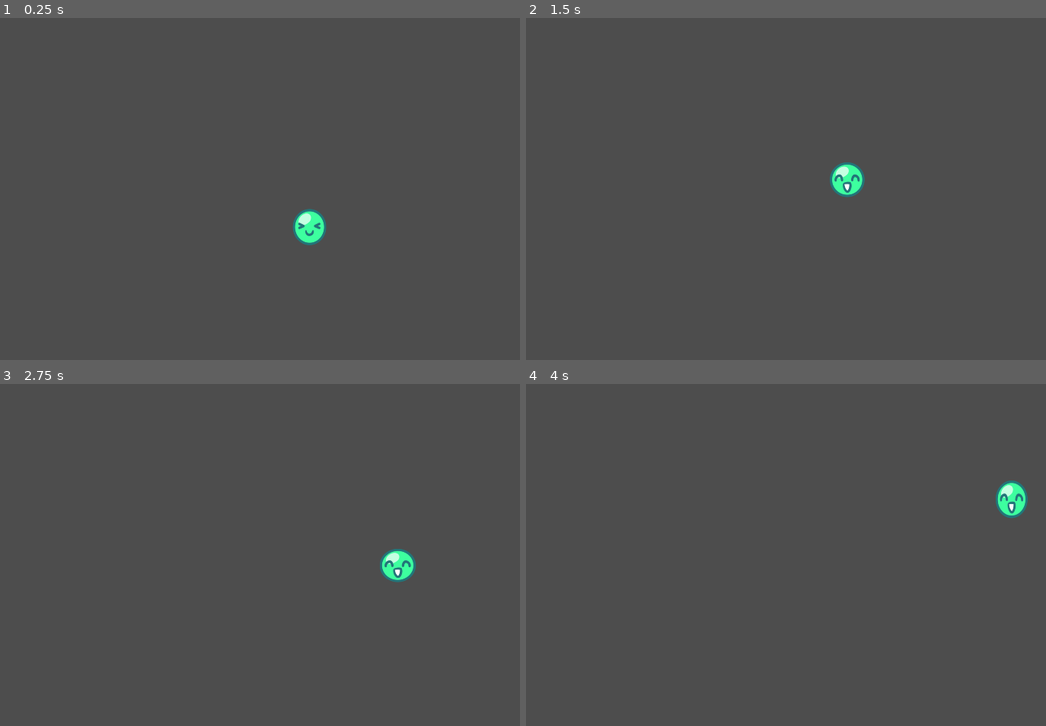
Above: before the commit, frames 1-4 (two rows, left to right).
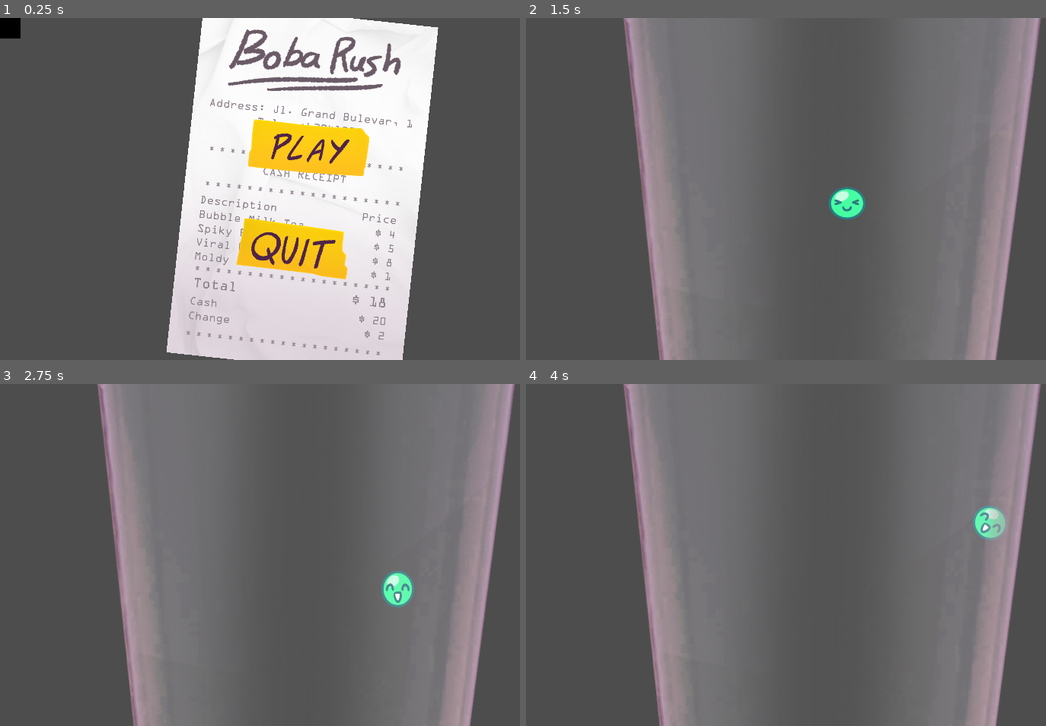
Above: after the commit, the same moments.

Repository: Pandji25/ggj25-animaldev
Game: Godot game, scene res://main.tscn
Two runs of this game, one before a commit and one after it. Both use one fixed random seed, a clock stepped at 60 frames per second and the inputs below. Before the commit the project starts from res://stage.tscn. Video files are missing from this copy of the repository; at most half a second of black plays in their place.
Inputs (mouse positions are in pixels of both pictures, inside the frame that each line leads up to):
- Up to frame 1 (0.25 s): no input
- Up to frame 2 (1.5 s): click (832, 147) at 0.52 s; tap Enter at 1.25 s; move the mouse to (962, 171) at 1.27 s; hold Right (ui_right) from 1.28 s (still down)
- Up to frame 3 (2.75 s): move the mouse to (182, 572) at 2.02 s; release Right (ui_right) at 2.03 s; hold Down (ui_down) from 2.03 s (still down)
- Up to frame 4 (4 s): move the mouse to (890, 479) at 2.77 s; release Down (ui_down) at 2.78 s; hold Right (ui_right) 2.78-3.53 s; move the mouse to (801, 623) at 3.52 s; hold Up (ui_up) from 3.53 s (still down)

The runs differ from the first frame. In frame 1, 45% of the frame differs, in the area x 0-85%, y 0-100%; in frame 2, 45%, in the area x 18-99%, y 0-100%; in frame 3, 44%; in frame 4, 44%.

Commit message:
a lot, check on note for pambdj on stage.tscn

Diff:
--- /dev/null
+++ b/bouncy.gd
@@ -0,0 +1,42 @@
+extends RigidBody2D
+
+#i make the type of the jello by enabling disabling the visibility and collision shapes
+func type_jelly_a():
+	$Jela.set_visible(true)
+	$cola.set_disabled(false)
+	$Jelb.set_visible(false)
+	$colb.set_disabled(true)
+	$Jelc.set_visible(false)
+	$colc.set_disabled(true)
+
+func type_jelly_b():
+	$Jela.set_visible(false)
+	$cola.set_disabled(true)
+	$Jelb.set_visible(true)
+	$colb.set_disabled(false)
+	$Jelc.set_visible(false)
+	$colc.set_disabled(true)
+
+func type_jelly_c():
+	$Jela.set_visible(false)
+	$cola.set_disabled(true)
+	$Jelb.set_visible(false)
+	$colb.set_disabled(true)
+	$Jelc.set_visible(true)
+	$colc.set_disabled(false)
+
+func randomize_jelly_type():
+	var type = randi_range(0, 2)
+	if type == 0:
+		type_jelly_a()
+	if type == 1:
+		type_jelly_b()
+	if type == 2:
+		type_jelly_c()
+
+#this one is for random sizes
+func _ready() -> void:
+	randomize_jelly_type()
+	var sizes = randf_range(0.5, 1.5)
+	scale.x = sizes
+	scale.y = sizes
--- /dev/null
+++ b/bouncy.tscn
@@ -0,0 +1,36 @@
+[gd_scene load_steps=5 format=3 uid="uid://d0k2bvlyfs10u"]
+
+[ext_resource type="Script" path="res://bouncy.gd" id="1_1pprw"]
+[ext_resource type="Texture2D" uid="uid://bnbucfumw1mmw" path="res://Assett/Obstacle/jela.PNG" id="2_gkr05"]
+[ext_resource type="Texture2D" uid="uid://v2qbef83p1a5" path="res://Assett/Obstacle/jelb.PNG" id="3_6oqgm"]
+[ext_resource type="Texture2D" uid="uid://d3nf7n3g0xikr" path="res://Assett/Obstacle/jelc.PNG" id="4_i61rx"]
+
+[node name="Bouncy" type="RigidBody2D"]
+collision_layer = 2
+collision_mask = 3
+gravity_scale = -1.0
+script = ExtResource("1_1pprw")
+
+[node name="Jela" type="Sprite2D" parent="."]
+visible = false
+texture = ExtResource("2_gkr05")
+
+[node name="cola" type="CollisionPolygon2D" parent="."]
+visible = false
+polygon = PackedVector2Array(-63, -136, 139, -53, 70, 133, -138, 70)
+
+[node name="Jelb" type="Sprite2D" parent="."]
+visible = false
+texture = ExtResource("3_6oqgm")
+
+[node name="colb" type="CollisionPolygon2D" parent="."]
+visible = false
+polygon = PackedVector2Array(-43, -155, 143, -84, 14, 150, -142, 99)
+
+[node name="Jelc" type="Sprite2D" parent="."]
+visible = false
+texture = ExtResource("4_i61rx")
+
+[node name="colc" type="CollisionPolygon2D" parent="."]
+visible = false
+polygon = PackedVector2Array(-59, -52, 66, -68, 67, 69, -72, 62)
--- /dev/null
+++ b/note_to_pambdj.gd
@@ -0,0 +1,16 @@
+extends Node
+
+"the Mainmenu is now the default play"
+#play button will go to stage.tscn
+
+"The Stage"
+#pambj i change the static body type 2d into animatablebody2d because we might move it as the game progress
+#i didnt renamie it(prolly yet or ever) because it get called somewhere
+
+"bouncy objects"
+#i (think) made procedural bouncy objects on "res://bouncy.tscn" check it out
+#if its bug free, we can do the same with the ices and hazards
+
+"input"
+#the cup will gradually get smaller and smaller
+#the obstacle should be smaller, but more tightly packed
--- a/play_button.gd
+++ b/play_button.gd
@@ -2,7 +2,7 @@
 
 
 func _on_pressed() -> void:
-	get_tree().change_scene_to_file("res://game.tscn")
+	get_tree().change_scene_to_file("res://stage.tscn")
 
 
 func _on_mouse_entered() -> void:
--- a/project.godot
+++ b/project.godot
@@ -11,7 +11,7 @@
 [application]
 
 config/name="ggj2025-animaldev"
-run/main_scene="res://stage.tscn"
+run/main_scene="res://main.tscn"
 config/features=PackedStringArray("4.3", "GL Compatibility")
 config/icon="res://icon.svg"
 
--- a/stage.tscn
+++ b/stage.tscn
@@ -1,9 +1,12 @@
-[gd_scene load_steps=8 format=3 uid="uid://c6wnf3k5nsa2r"]
+[gd_scene load_steps=11 format=3 uid="uid://c6wnf3k5nsa2r"]
 
 [ext_resource type="Script" path="res://stage.gd" id="1_a2psq"]
 [ext_resource type="PackedScene" uid="uid://chhq0on3jdca6" path="res://boba.tscn" id="1_w3sjc"]
 [ext_resource type="Script" path="res://straw.gd" id="3_52taf"]
 [ext_resource type="Script" path="res://spawner.gd" id="4_s0awp"]
+[ext_resource type="Texture2D" uid="uid://c21tkjeo1rfbj" path="res://Assett/BG/plasticcupL.PNG" id="5_6j4lg"]
+[ext_resource type="Script" path="res://note_to_pambdj.gd" id="5_htxfe"]
+[ext_resource type="Texture2D" uid="uid://d17j7sybjkr0a" path="res://Assett/BG/plasticcupR.PNG" id="6_5ppws"]
 
 [sub_resource type="RectangleShape2D" id="RectangleShape2D_2sph0"]
 size = Vector2(468, 148)
@@ -56,19 +59,34 @@
 script = ExtResource("4_s0awp")
 obs_spawn_timer = NodePath("../ObsSpawnTimer")
 
-[node name="StaticBody2D" type="StaticBody2D" parent="."]
-position = Vector2(-26, 0)
+[node name="StaticBody2D" type="AnimatableBody2D" parent="."]
+position = Vector2(370, 0)
+
+[node name="PlasticcupL" type="Sprite2D" parent="StaticBody2D"]
+position = Vector2(278, 0)
+scale = Vector2(3, 3)
+texture = ExtResource("5_6j4lg")
 
 [node name="CollisionShape2D" type="CollisionShape2D" parent="StaticBody2D"]
 position = Vector2(0, 540)
+rotation = -0.105831
 shape = SubResource("RectangleShape2D_nnbu8")
 
-[node name="StaticBody2D2" type="StaticBody2D" parent="."]
-position = Vector2(1946, 0)
+[node name="StaticBody2D2" type="AnimatableBody2D" parent="."]
+position = Vector2(1558, -18)
+
+[node name="PlasticcupR" type="Sprite2D" parent="StaticBody2D2"]
+position = Vector2(-259, 0)
+scale = Vector2(3, 3)
+texture = ExtResource("6_5ppws")
 
 [node name="CollisionShape2D" type="CollisionShape2D" parent="StaticBody2D2"]
 position = Vector2(0, 540)
+rotation = 0.126589
 shape = SubResource("RectangleShape2D_nnbu8")
+
+[node name="Note to pambdj" type="Node" parent="."]
+script = ExtResource("5_htxfe")
 
 [connection signal="body_entered" from="Straw" to="Straw" method="_on_body_entered"]
 [connection signal="timeout" from="ObsSpawnTimer" to="Spawner" method="_on_obs_spawn_timer_timeout"]
Binary file added: Assett/BG/plasticcupL.PNG
Not shown, added: Assett/BG/plasticcupL.PNG.import
Binary file added: Assett/BG/plasticcupR.PNG
Not shown, added: Assett/BG/plasticcupR.PNG.import
Binary file added: Assett/Obstacle/enemi/PiranI.PNG
Not shown, added: Assett/Obstacle/enemi/PiranI.PNG.import
Binary file added: Assett/Obstacle/enemi/piranH.PNG
Not shown, added: Assett/Obstacle/enemi/piranH.PNG.import
Binary file added: Assett/Obstacle/icea.PNG
Not shown, added: Assett/Obstacle/icea.PNG.import
Binary file added: Assett/Obstacle/iceb.PNG
Not shown, added: Assett/Obstacle/iceb.PNG.import
(and 22 more such lines)
